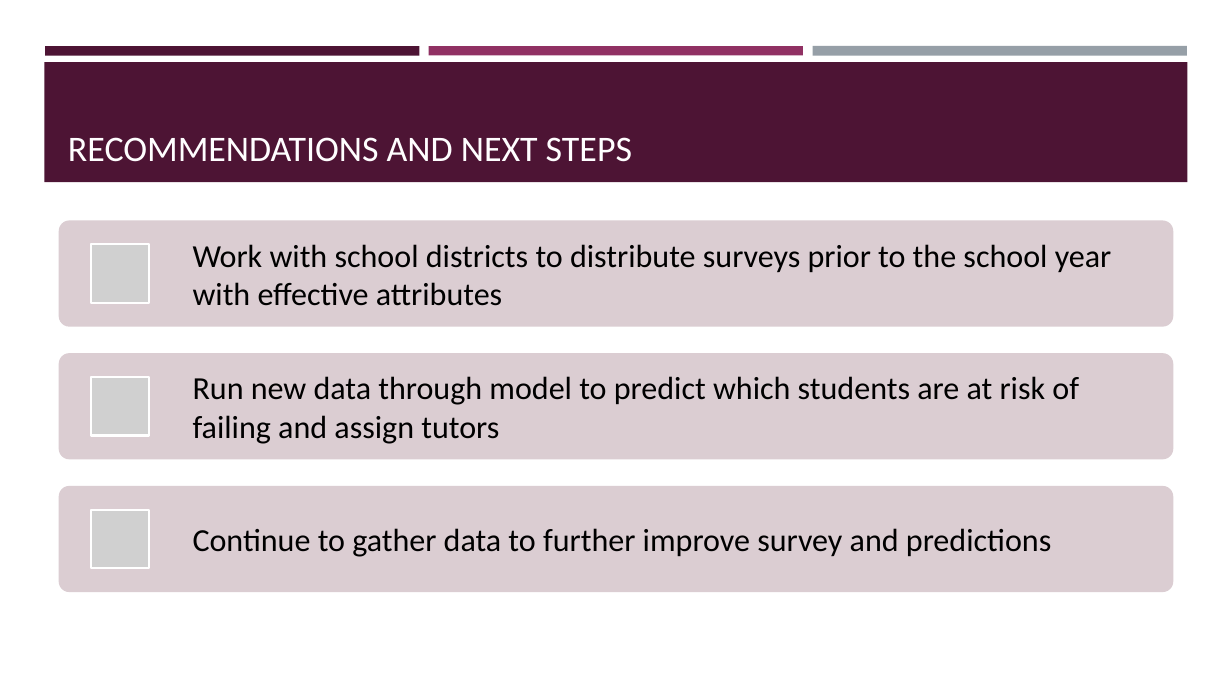
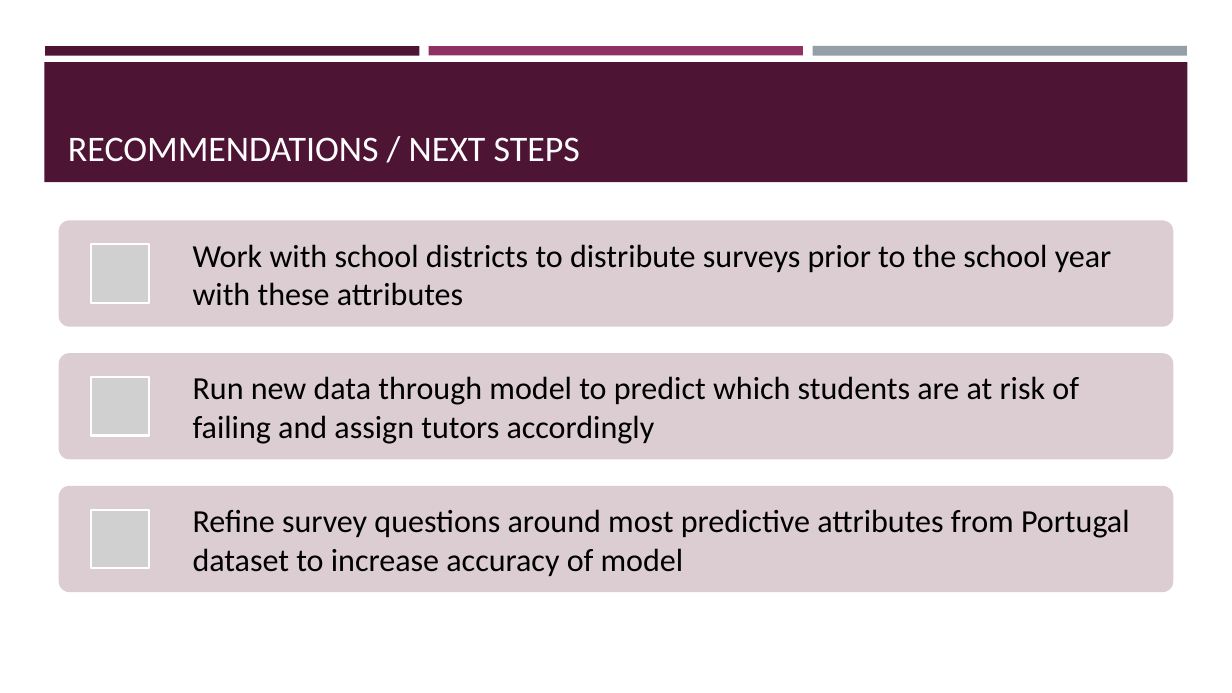
Before and after one commit to sabinabains/dsc-phase-3-project, a slide deck: slide 8 of dsc-phase-3-project-presentation 3.28.pptx (slide 7 before the commit). Drawn at 1232x693 pixels with LibreOffice and Linux fonts; fonts in the diff are those of the drawing; grey boxes stand for pictures. Boxes give left, top, right and bottom in pixels: in the first picture for what was removed or moved away, otherwise in the second. Text is boxed around its words. In the diff, an @@ line names an element or a change of style, - is before the commit and + after.

```diff
--- a/dsc-phase-3-project-presentation 3.28.pptx
+++ b/dsc-phase-3-project-presentation 3.28.pptx
@@ title at box(68, 137, 580, 162): text changed @@
-RECOMMENDATIONS AND NEXT STEPS
+RECOMMENDATIONS / NEXT STEPS
@@ text at box(193, 244, 1112, 306): text changed @@
-Work with school districts to distribute surveys prior to the school year with effective attributes
+Work with school districts to distribute surveys prior to the school year with these attributes
@@ text at box(193, 376, 1079, 444): text changed @@
-Run new data through model to predict which students are at risk of failing and assign tutors
+Run new data through model to predict which students are at risk of failing and assign tutors accordingly
@@ text at box(193, 509, 1130, 576): text changed @@
-Continue to gather data to further improve survey and predictions
+Refine survey questions around most predictive attributes from Portugal dataset to increase accuracy of model
```
Also in this commit, not shown: 5 other slides changed, 3 slides added, 2 other files.
